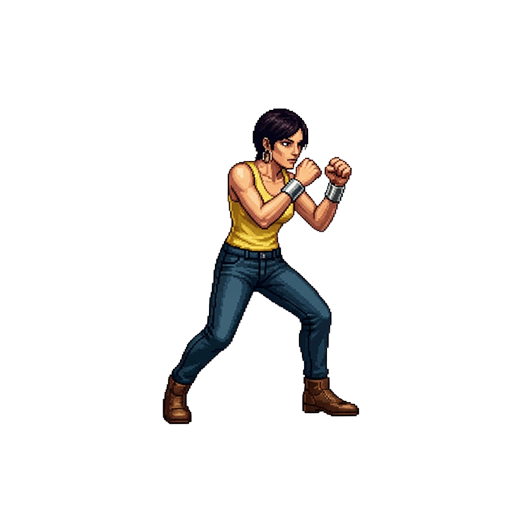
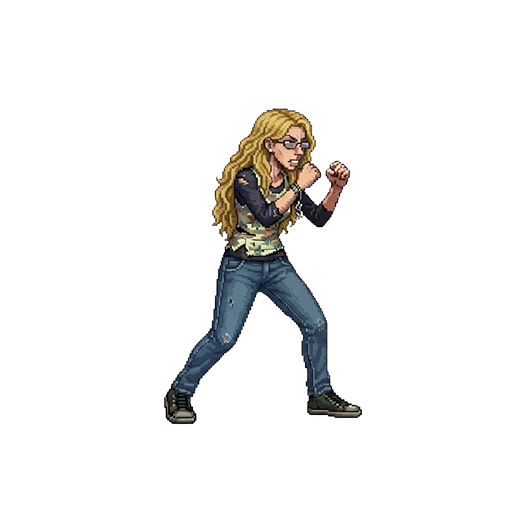
Before/after of a 512x512 layered artwork. What changed in the layer stack:
added group "FRA AMATO" with 1 layers above "MANU" over [163, 108, 363, 425]
added layer "Firefly_The hair should be wavy, blonde, and longer. 376455" in group "FRA AMATO" over [163, 108, 363, 425]
hid group "MANU" (1 layers) over [162, 108, 362, 425]
painted on "Firefly (19)" over [162, 108, 362, 425]
